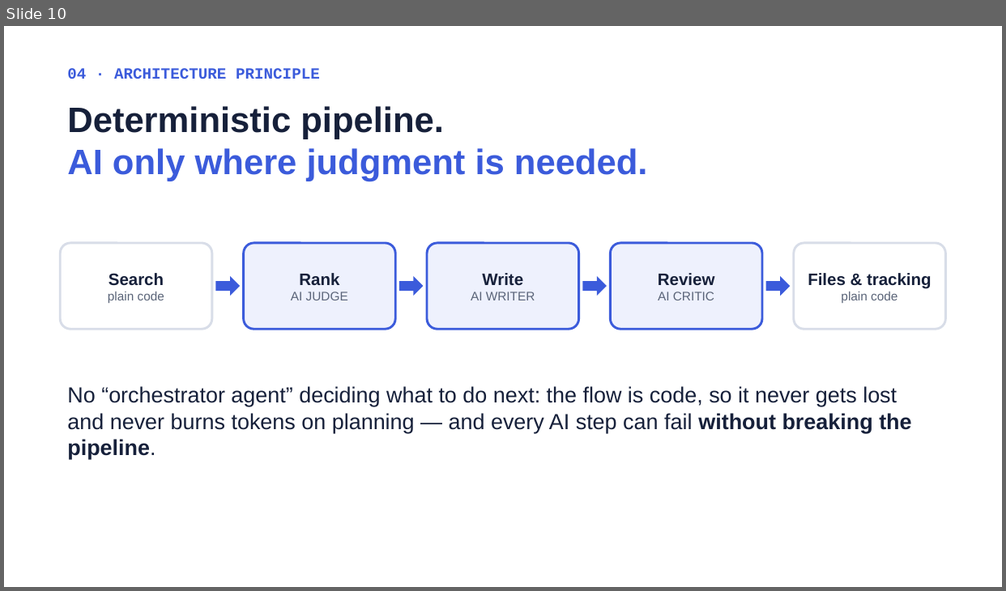
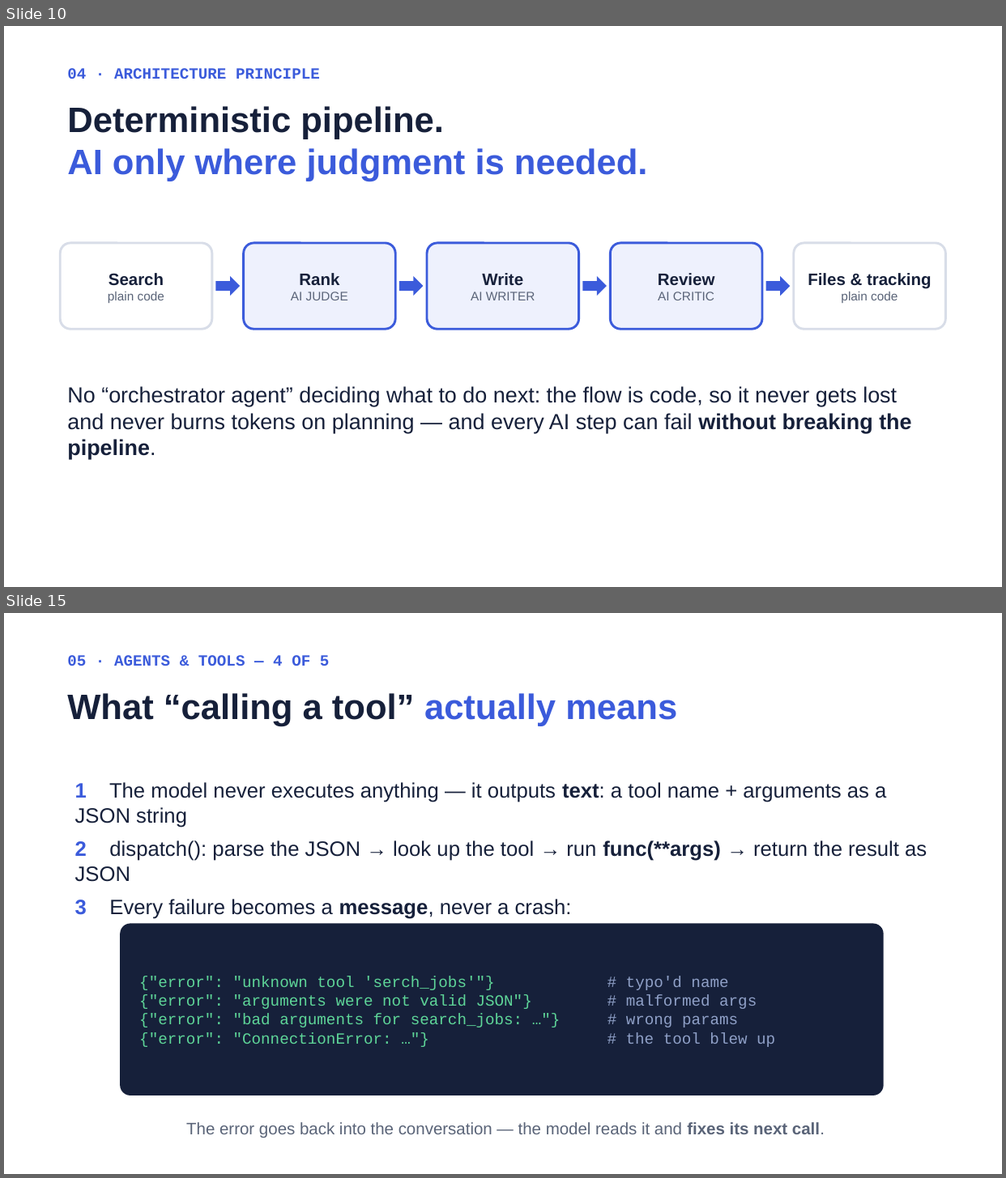
Before and after one commit to DavidZeff1/agent, a slide deck: presentation/Job Agent Presentation.pptx. Shown one above the other, each under a label of ours: slide 10 before the commit, slides 10 and 15 after it; the slides between them are not shown. The pictures are 1006x591 and 1006x1178 pixels, drawn with LibreOffice and Linux fonts; fonts in the diff are those of the drawing. Boxes give left, top, right and bottom in pixels: in the first picture for what was removed or moved away, otherwise in the second. Text is boxed around its words. In the diff, an @@ line names an element or a change of style, - is before the commit and + after.

```diff
--- a/presentation/Job Agent Presentation.pptx
+++ b/presentation/Job Agent Presentation.pptx
@@ slide 15 added at (4, 613, 1002, 1174), background #FFFFFF @@
@@ text added at (67, 655, 330, 666), 15 pt, text #3B5BDB, bold @@
+05 · AGENTS & TOOLS — 4 OF 5
@@ text added at (67, 693, 677, 726), 34 pt, text #16203A, bold @@
+What “calling a tool” actually means
@@ text added at (75, 782, 927, 919), 20 pt, text #16203A @@
+1 The model never executes anything — it outputs text: a tool name + arguments as a JSON string
+2 dispatch(): parse the JSON → look up the tool → run func(**args) → return the result as JSON
+3 Every failure becomes a message, never a crash:
@@ rounded rectangle added at (120, 924, 884, 1096), fill #16203A, 15 pt, text #5ED598 @@
+{"error": "unknown tool 'serch_jobs'"} # typo'd name
+{"error": "arguments were not valid JSON"} # malformed args
+{"error": "bad arguments for search_jobs: …"} # wrong params
+{"error": "ConnectionError: …"} # the tool blew up
@@ text added at (186, 1122, 825, 1139), 16 pt, text #5A6478 @@
+The error goes back into the conversation — the model reads it and fixes its next call.
```
Also in this commit, not shown: 16 slides changed, 12 other slides added, 2 other files.
